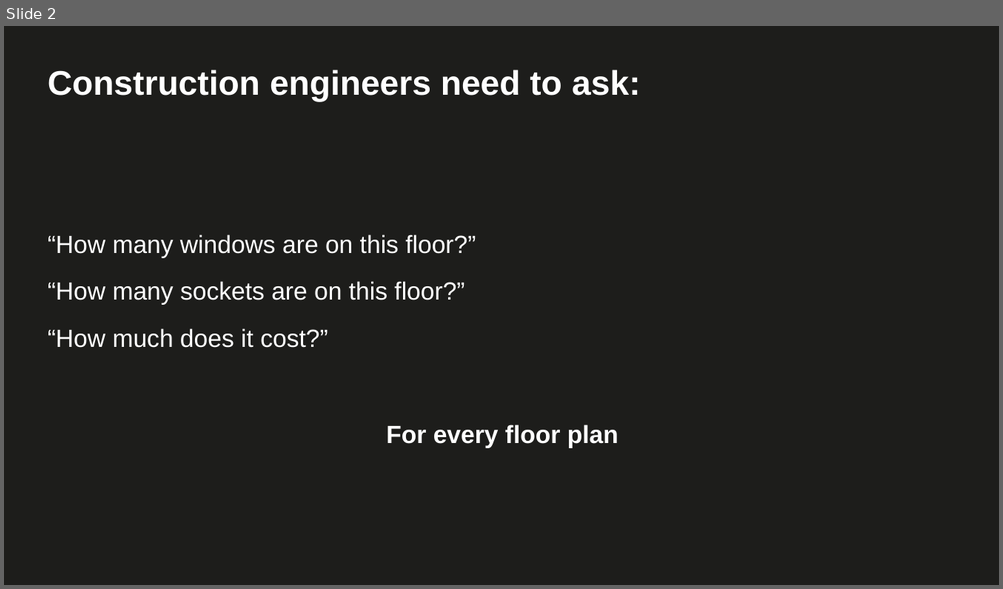
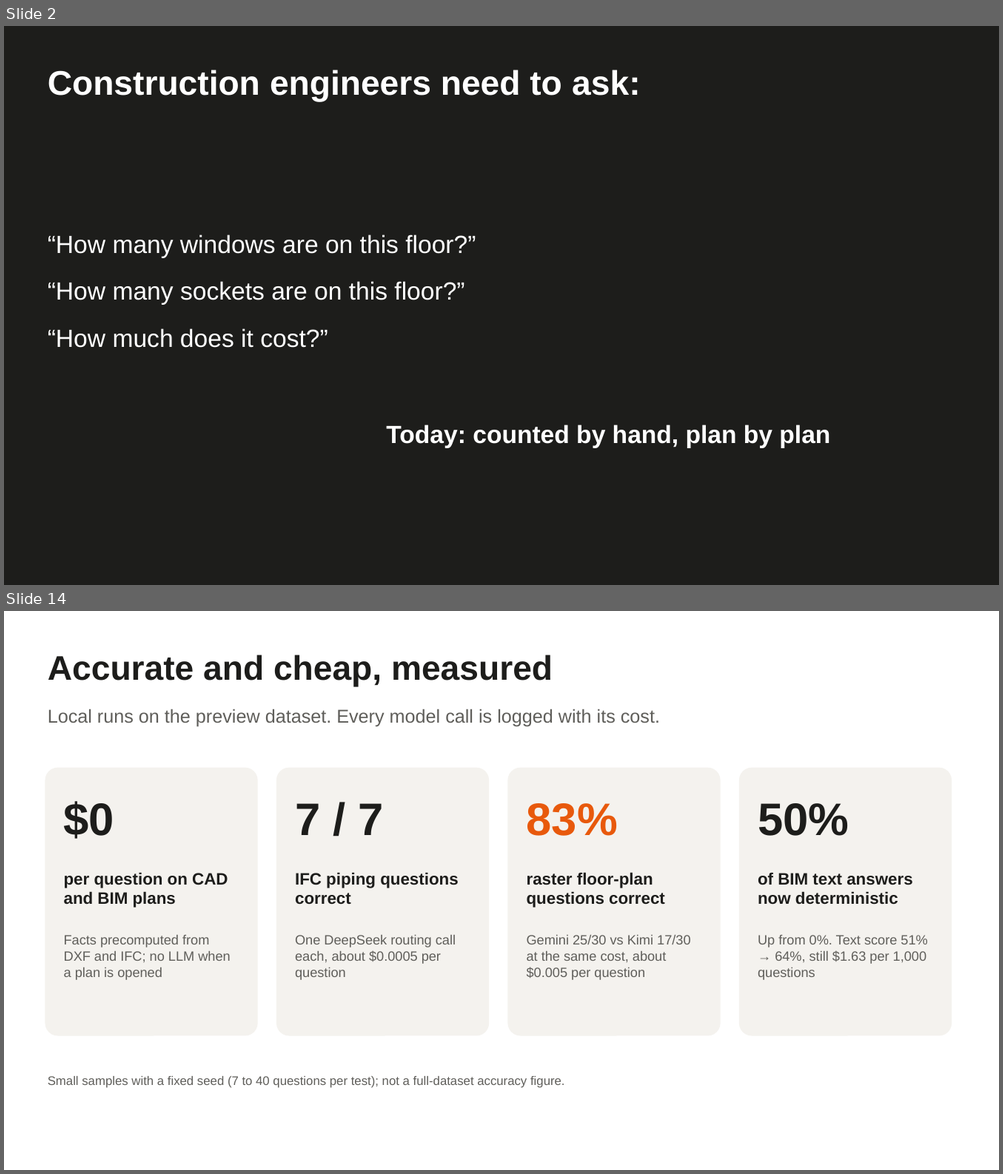
Before and after one commit to chaowang0524/metsatalo-stoa, a slide deck: Make_Blueprints_Talk_EN_Final.pptx. Shown one above the other, each under a label of ours: slide 2 before the commit, slides 2 and 14 after it; the slides between them are not shown. The pictures are 1003x589 and 1003x1174 pixels, drawn with LibreOffice and Linux fonts; fonts in the diff are those of the drawing. Boxes give left, top, right and bottom in pixels: in the first picture for what was removed or moved away, otherwise in the second. Text is boxed around its words. In the diff, an @@ line names an element or a change of style, - is before the commit and + after.

```diff
--- a/Make_Blueprints_Talk_EN_Final.pptx
+++ b/Make_Blueprints_Talk_EN_Final.pptx
@@ slide 14 added at (4,611,999,1170), background #FFFFFF @@
@@ text added at (48,655,552,687), 33 pt, text #1D1D1B, bold @@
+Accurate and cheap, measured
@@ text added at (48,709,660,726), 18 pt, text #5F5E5A @@
+Local runs on the preview dataset. Every model call is logged with its cost.
@@ rounded rectangle added at (45,768,258,1037), fill #F4F2EE @@
@@ rounded rectangle added at (276,768,489,1037), fill #F4F2EE @@
@@ rounded rectangle added at (508,768,720,1037), fill #F4F2EE @@
@@ rounded rectangle added at (739,768,951,1037), fill #F4F2EE @@
@@ text added at (64,801,114,839), 44 pt, text #1D1D1B, bold @@
+$0
@@ text added at (295,803,384,835), 44 pt, text #1D1D1B, bold @@
+7 / 7
@@ text added at (526,803,617,836), 44 pt, text #E8590C, bold @@
+83%
@@ text added at (757,803,848,836), 44 pt, text #1D1D1B, bold @@
+50%
@@ text added at (64,872,227,908), 16 pt, text #1D1D1B, bold @@
+per question on CAD and BIM plans
@@ text added at (295,872,458,905), 16 pt, text #1D1D1B, bold @@
+IFC piping questions correct
@@ text added at (526,872,665,908), 16 pt, text #1D1D1B, bold @@
+raster floor-plan questions correct
@@ text added at (757,873,912,905), 16 pt, text #1D1D1B, bold @@
+of BIM text answers now deterministic
@@ text added at (64,935,230,980), 13 pt, text #5F5E5A @@
+Facts precomputed from DXF and IFC; no LLM when a plan is opened
@@ text added at (295,935,455,980), 13 pt, text #5F5E5A @@
+One DeepSeek routing call each, about $0.0005 per question
@@ text added at (526,935,690,980), 13 pt, text #5F5E5A @@
+Gemini 25/30 vs Kimi 17/30 at the same cost, about $0.005 per question
@@ text added at (757,935,927,980), 13 pt, text #5F5E5A @@
+Up from 0%. Text score 51% → 64%, still $1.63 per 1,000 questions
@@ text added at (48,1076,565,1088), 12 pt, text #5F5E5A @@
+Small samples with a fixed seed (7 to 40 questions per test); not a full-dataset accuracy figure.
@@ slide 2 changed as well @@
@@ text at (386,425,830,449): text changed @@
-For every floor plan
+Today: counted by hand, plan by plan
```
Also in this commit, not shown: 1 other slide changed, 11 other slides added, 9 slides removed.
